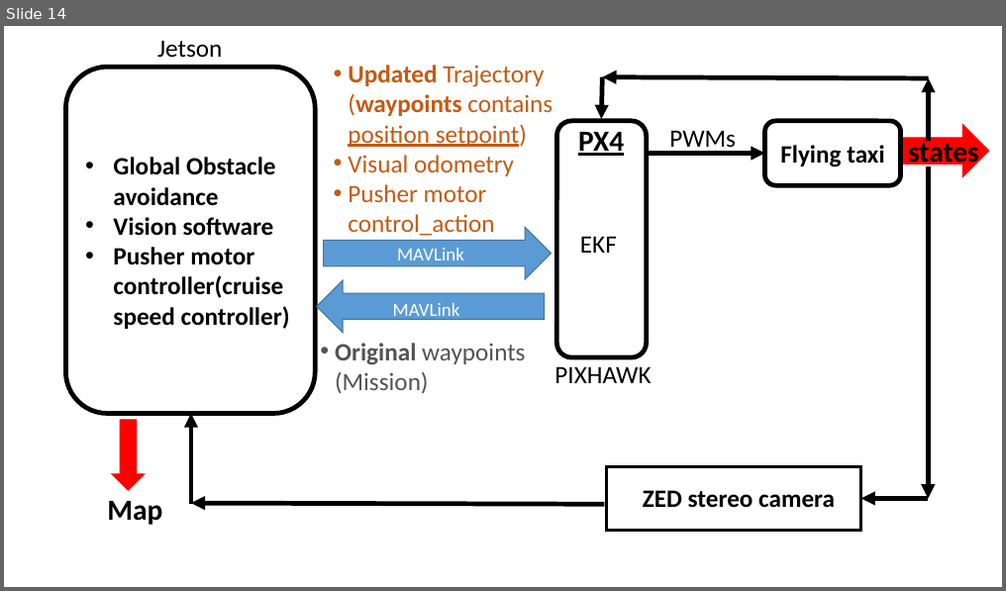
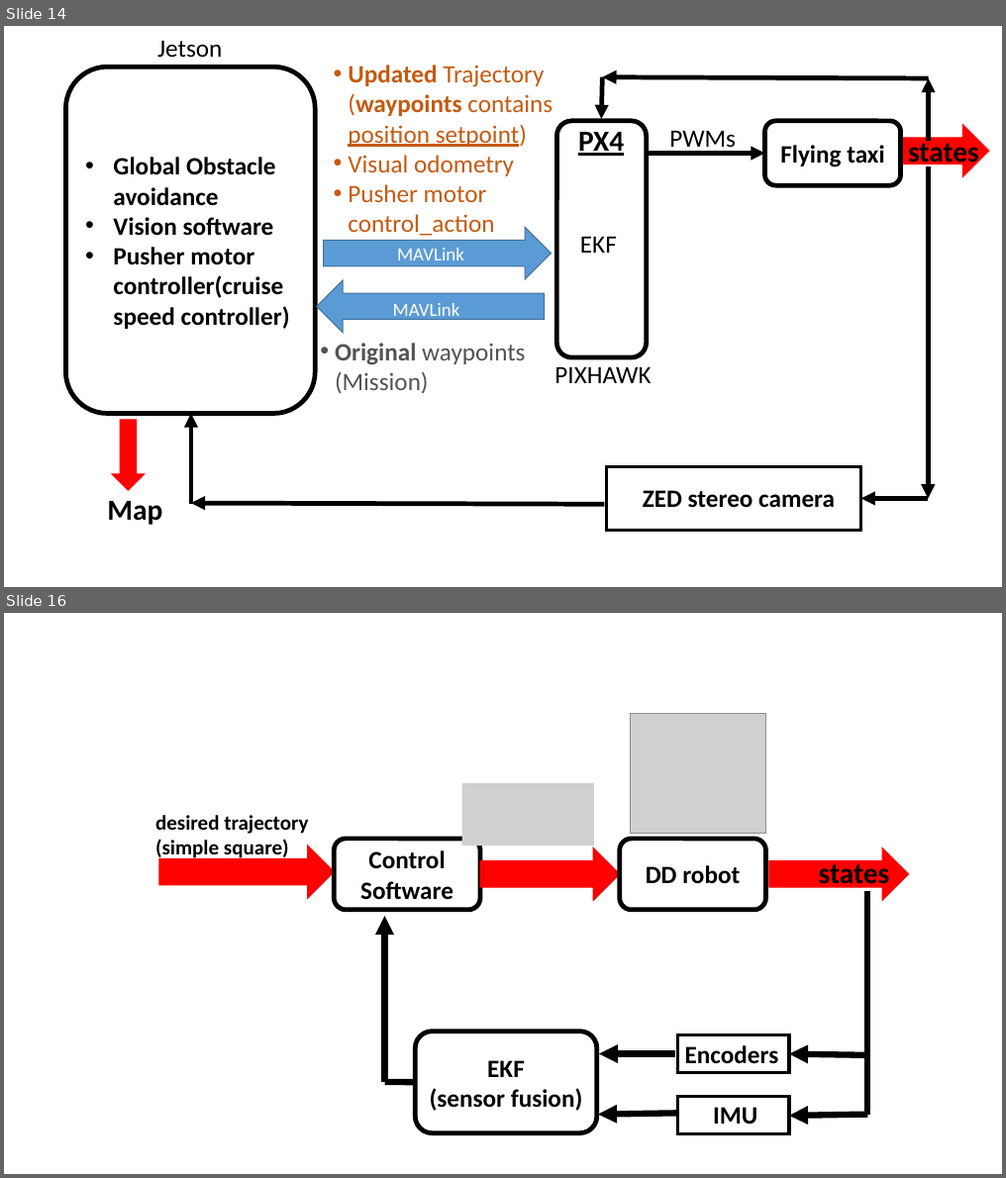
Before and after one commit to mohamedkhattab2019/graduation-project, a slide deck: documentation/Presentation1.pptx. Shown one above the other, each under a label of ours: slide 14 before the commit, slides 14 and 16 after it; the slides between them are not shown. The pictures are 1006x591 and 1006x1178 pixels, drawn with LibreOffice and Linux fonts; fonts in the diff are those of the drawing; grey boxes stand for pictures. Boxes give left, top, right and bottom in pixels: in the first picture for what was removed or moved away, otherwise in the second. Text is boxed around its words. In the diff, an @@ line names an element or a change of style, - is before the commit and + after.

```diff
--- a/documentation/Presentation1.pptx
+++ b/documentation/Presentation1.pptx
@@ slide 16 added at <box>4,613,1002,1174</box>, background #FFFFFF @@
@@ picture added at <box>630,713,766,833</box> @@
@@ picture added at <box>462,783,594,846</box> @@
@@ text added at <box>155,815,308,861</box>, 20 pt, text #000000, bold @@
+desired trajectory
+(simple square)
@@ right arrow added at <box>159,846,334,898</box>, fill #FF0000, outline #FF0000 1 pt @@
@@ rounded rectangle added at <box>334,839,481,909</box>, fill #FFFFFF, outline #000000 4.5 pt, 24 pt, text #000000, bold @@
+Control Software
@@ right arrow added at <box>480,848,620,900</box>, fill #FF0000, outline #FF0000 1 pt @@
@@ rounded rectangle added at <box>620,839,766,909</box>, fill #FFFFFF, outline #000000 4.5 pt, 24 pt, text #000000, bold @@
+DD robot
@@ right arrow added at <box>769,848,908,900</box>, fill #FF0000, outline #FF0000 1 pt @@
@@ text added at <box>819,859,890,890</box>, 28 pt, text #000000, bold @@
+states
@@ line added from (868, 1115) to (868, 891), #000000 6 pt @@
@@ arrow added from (385, 1082) to (385, 916), #000000 6 pt @@
@@ rounded rectangle added at <box>415,1032,597,1134</box>, fill #FFFFFF, outline #000000 4.5 pt, 24 pt, text #000000, bold @@
+EKF
+(sensor fusion)
@@ arrow added from (675, 1054) to (599, 1054), #000000 6 pt @@
@@ rectangle added at <box>678,1035,789,1072</box>, outline #000000 3 pt @@
@@ text added at <box>685,1046,779,1064</box>, 24 pt, text #000000, bold @@
+Encoders
@@ arrow added from (868, 1056) to (789, 1054), #000000 6 pt @@
@@ line added from (385, 1082) to (415, 1082), #000000 6 pt @@
@@ arrow added from (677, 1113) to (598, 1115), #000000 6 pt @@
@@ rectangle added at <box>678,1097,789,1135</box>, outline #000000 3 pt @@
@@ text added at <box>713,1107,757,1124</box>, 24 pt, text #000000, bold @@
+IMU
@@ arrow added from (868, 1115) to (789, 1116), #000000 6 pt @@
```
Also in this commit, not shown: 1 other slide added, 5 other files.
